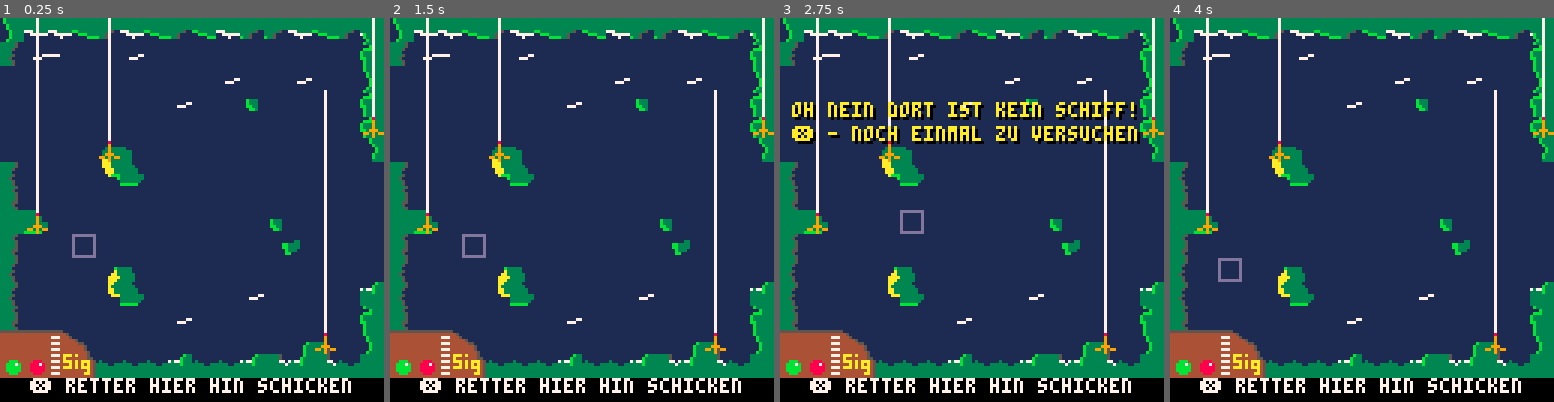
Above: before the commit, frames 1-4 (left to right).
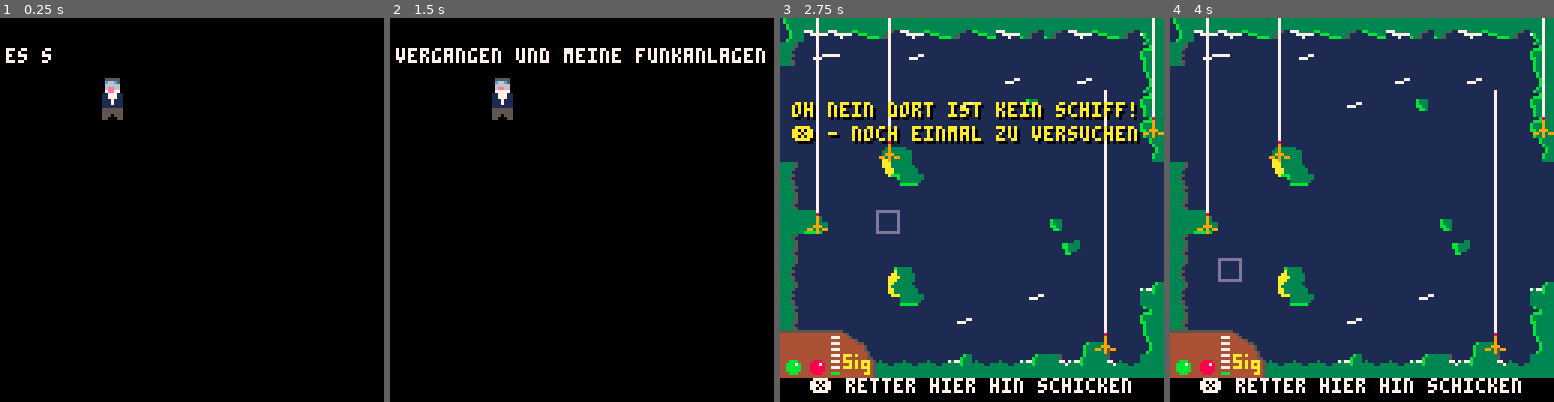
Above: after the commit, the same moments.

Repository: do1eh/PICO-8
Game: PICO-8 cartridge marconischiffe.p8
Same seed, same stepped clock (60 frames per second), same inputs: the game is played once before the commit and once after it.
Inputs:
- Up to frame 1 (0.25 s): no input
- Up to frame 2 (1.5 s): tap X (X key) at 0.33, 1.07 s; tap O (Z key) at 0.7 s
- Up to frame 3 (2.75 s): hold Right 1.6-2.1 s; tap O (Z key) at 1.7, 2.1, 2.5 s; tap X (X key) at 1.85 s; hold Up 2.15-2.42 s; hold Right from 2.47 s (still down)
- Up to frame 4 (4 s): tap O (Z key) at 2.9, 3.3, 3.7 s; tap X (X key) at 2.97 s; release Right at 3.03 s; hold Left 3.08-3.58 s; hold Down 3.63-3.97 s

The runs differ from the first frame. In frame 1, 95% of the frame differs, in the area x 0-100%, y 0-98%; in frame 2, 95%; in frame 3, 0.4%; in frame 4, less than 0.1%.

Commit message:
intro ueberspringen mit o

Diff:
--- a/marconi1.p8
+++ b/marconi1.p8
@@ -70,6 +70,7 @@
 end
 
 function write(posx, posy)
+    if btnp(🅾️) then intro=false end
     frame_counter+=1
     if (btn(❎)) char_index=#text-1
     if frame_counter >= delay_frames  then
--- a/marconi144.p8
+++ b/marconi144.p8
@@ -81,6 +81,7 @@
 end
 
 function write(posx, posy)
+    if btnp(🅾️) then intro=false end
     frame_counter+=1
     if (btn(❎)) char_index=#text-1
     if frame_counter >= delay_frames  then
--- a/marconicw.p8
+++ b/marconicw.p8
@@ -63,6 +63,7 @@
 end
 
 function write(posx, posy)
+    if btnp(🅾️) then intro=false end
     frame_counter+=1
     if (btn(❎)) char_index=#text-1
     if frame_counter >= delay_frames  then
--- a/marconischiffe.p8
+++ b/marconischiffe.p8
@@ -6,8 +6,7 @@
 text_init()
 write_init()
 game_init()
-intro=false
---sfx(0)
+intro=true
 end
 
 function _update()
@@ -67,6 +66,7 @@
 end
 
 function write(posx, posy)
+    if btnp(🅾️) then intro=false end
     frame_counter+=1
     if (btn(❎)) char_index=#text-1
     if frame_counter >= delay_frames  then
@@ -74,7 +74,7 @@
       if char_index < #text then
         char_index += 1
         current_text = sub(text, 1, char_index)
-        sfx(3)
+        sfx(4)
       else
         text_ready = true
         frame_counter = 0
@@ -122,7 +122,7 @@
  reichweite=80
  player={x=24,y=72,dir='o'}
  schiffzufallsposition()
- peiler0={x=0,y=0,winkel=0,signal=0}
+ peiler0={x=0,y=0,winkel=0,signal=-1}
  peiler1={x=32,y=40,winkel=0,signal=0}
  peiler2={x=104,y=104,winkel=0,signal=0}
  peiler3={x=120,y=32,winkel=0,signal=0}
@@ -130,6 +130,14 @@
  currentpeiler=0
  win=false
  lose=false
+ rauschen=false
+ sos8=false
+ sos9=false
+ sos10=false
+ sos11=false
+ sos12=false
+ sos13=false
+
 end
 
 --das schiff muss schwimmen
@@ -157,11 +165,11 @@
    return true
 end
 
---s-meter für peiler abfragen
+--s-meter fれもr peiler abfragen
 function getsignal()
      --max s-stufe=7
      maxs=7
-     --öffungswinkel 45 grad
+     --れへffungswinkel 45 grad
      oeffnunswinkel=45
      --reichweite checken
      abstand=get_distance(currentpeiler.x,currentpeiler.y,schiff.x,schiff.y)
@@ -169,7 +177,7 @@
      if abstand>reichweite then
         currentpeiler.signal=0
      else
-     --je näher der winkel des aktuellen peilers dem schiff kommt
+     --je nれさher der winkel des aktuellen peilers dem schiff kommt
      --umso lauter wird das signal
      -- +4 damit die mitte der sprites getroffen wird
      local zielwinkel=get_angle(currentpeiler.x,currentpeiler.y,schiff.x,schiff.y+4)
@@ -227,7 +235,7 @@
             getsignal()
         --wenn spieler nicht auf peiler steht: position einloggen
       else
-            --es reicht eine kästchen um das schiff herum
+            --es reicht eine kれさstchen um das schiff herum
             if player.x>=schiff.x-8 and player.x<=schiff.x+8 and player.y>=schiff.y-8 and player.y<=schiff.y+8 then
 
              win=true
@@ -302,8 +310,16 @@
 end
 
 if currentpeiler.x>0 then
+   if not rauschen then
+      --sfx(0)
+      --rauschen=true
+   end
    print("❎ links 🅾️ rechts drehen",10,120,7)
 else
+  if rauschen then
+      --sfx(-1)
+      --rauschen=false
+   end
   print("❎ retter hier hin schicken",10,120,7)
 end
 end
@@ -315,17 +331,31 @@
     draw_line_polar(peiler4.x+4,peiler4.y,peiler4.winkel,reichweite,7)
 end
 
+function resetsos()
+  sos8=false
+  sos9=false
+  sos10=false
+  sos11=false
+  sos12=false
+  sos13=false
+  --sfx(-2, 2)
+  --sfx(-2, 1)
+  --sfx(-1, 2)
+  --sfx(-1, 1)
+  sfx(-1)
+end
+
 function draw_signal()
 
     swert=currentpeiler.signal
-
-    if (swert>0) rectfill(17,118,19,118,11)
-    if (swert>1) rectfill(17,116,19,116,11)
-    if (swert>2) rectfill(17,114,19,114,11)
-    if (swert>3) rectfill(17,112,19,112,11)
-    if (swert>4) rectfill(17,110,19,110,11)
-    if (swert>5) rectfill(17,108,19,108,8)
-    if (swert>6) rectfill(17,106,19,106,8)
+    if swert==-1 then resetsos() end
+    if swert==0 then rectfill(17,118,19,118,11) resetsos() sfx(0,1) end
+    if swert==1 then rectfill(17,116,19,116,11) if not sos8 then resetsos() sos8=true sfx(8,2)  sfx(0,1) end end
+    if swert==2 then rectfill(17,114,19,114,11) if not sos9 then resetsos() sos9=true sfx(9,2) sfx(1,1)  end end
+    if swert==3 then rectfill(17,112,19,112,11) if not sos10 then resetsos() sos10=true sfx(10,2) sfx(2,1) end end
+    if swert==4 then rectfill(17,110,19,110,11) if not sos11 then resetsos() sos11=true sfx(11,2) sfx(3,1) end end
+    if swert==5 then rectfill(17,108,19,108,8)  if not sos12 then resetsos() sos12=true sfx(12,2)  end end
+    if swert==6 then rectfill(17,106,19,106,8)  if not sos13 then resetsos() sos13=true sfx(13,2)  end end
 end
 function draw_line_polar(ursprungx, ursprungy, winkel, laenge, farbe)
     -- Konvertiere den Winkel von Grad in Radiant (Pico-8's sin/cos erwarten Radiant)
Not shown, changed: the music (__music__) section of marconischiffe.p8
Not shown, changed: the sound effects (__sfx__) section of marconischiffe.p8
